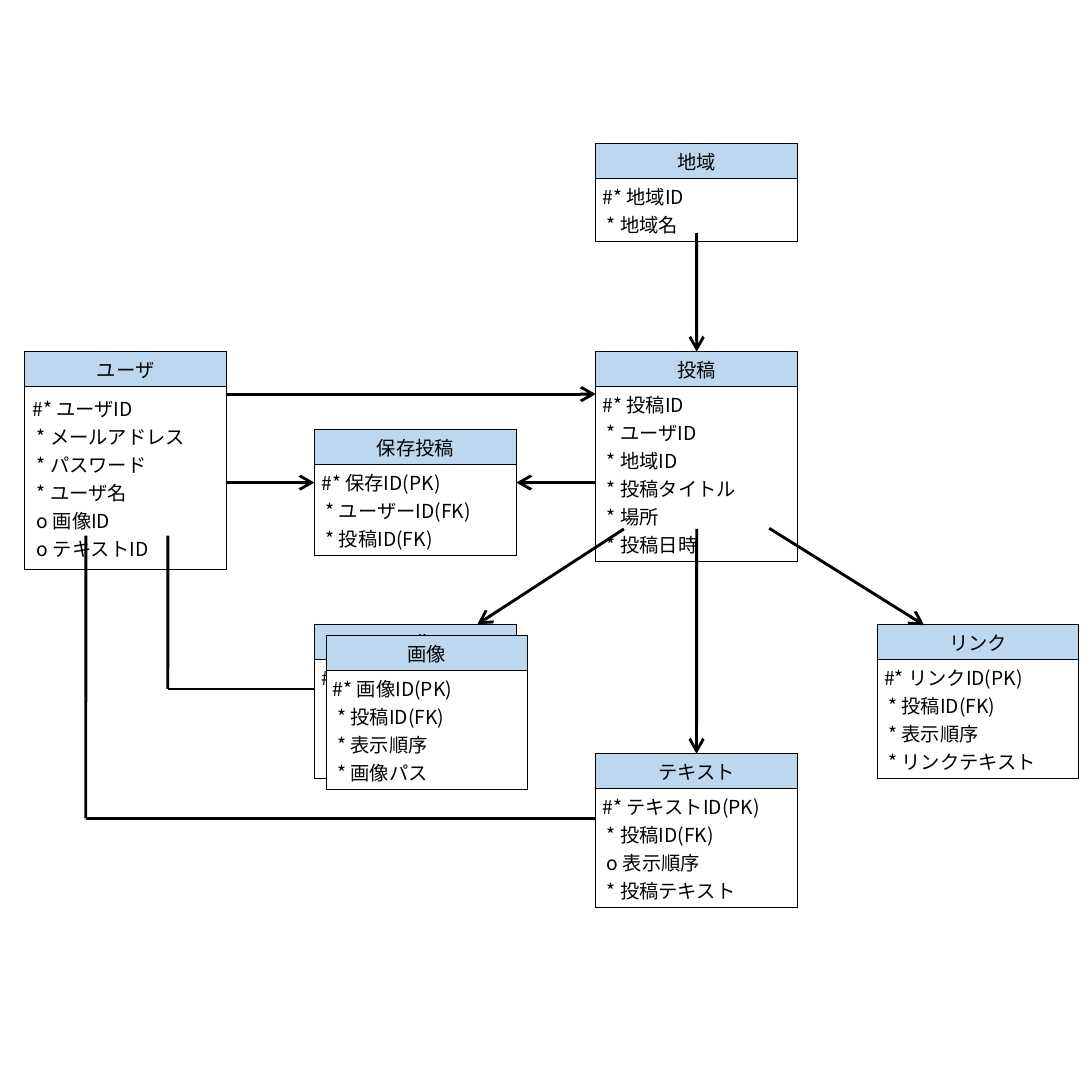
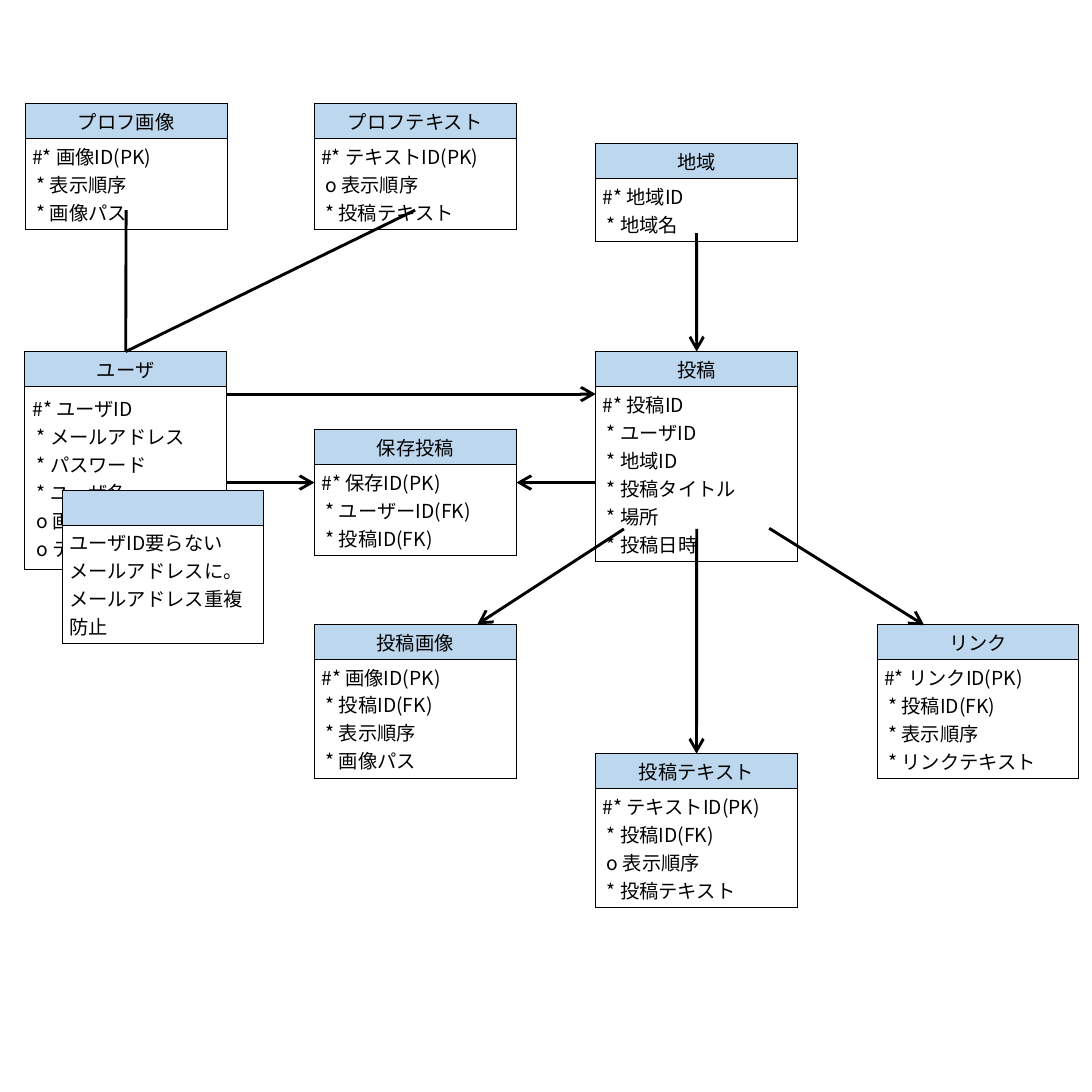
Before and after one commit to fu-syoji-t/SD3D_2023_Scrum3, a slide deck: slide 1 of 設計/データベース/概念データモデル.pptx. Drawn at 1092x1092 pixels with LibreOffice and Linux fonts; fonts in the diff are those of the drawing. Boxes give left, top, right and bottom in pixels: in the first picture for what was removed or moved away, otherwise in the second. Text is boxed around its words. In the diff, an @@ line names an element or a change of style, - is before the commit and + after.

```diff
--- a/設計/データベース/概念データモデル.pptx
+++ b/設計/データベース/概念データモデル.pptx
@@ table at <box>25,104,227,230</box> @@
-row 1, column 1: 画像
+row 1, column 1: プロフ画像
-row 2, column 1: #* 画像ID(PK) / * 投稿ID(FK) * 表示順序 / * 画像パス
+row 2, column 1: #* 画像ID(PK) * 表示順序 / * 画像パス
@@ table: place and size @@
-table at <box>326,636,528,779</box>
+table at <box>25,104,227,230</box>
@@ table added at <box>314,104,516,230</box>, 2 rows, 1 columns @@
+プロフテキスト
+#* テキストID(PK) o 表示順序 / * 投稿テキスト
@@ line moved from (168, 536) - (168, 689) to (126, 210) - (125, 352) @@
@@ line added from (125, 352) to (415, 210), #000000 3 pt @@
@@ table added at <box>62,490,264,640</box>, 2 rows, 1 columns @@
+
+ユーザID要らない / メールアドレスに。 / メールアドレス重複防止
@@ line removed from (86, 536) to (86, 818) @@
@@ table at <box>314,624,516,774</box> @@
-row 1, column 1: 画像
+row 1, column 1: 投稿画像
@@ line removed from (314, 689) to (168, 689) @@
@@ table at <box>596,754,797,904</box> @@
-row 1, column 1: テキスト
+row 1, column 1: 投稿テキスト
@@ line removed from (596, 818) to (86, 818) @@
```
Also in this commit, not shown: 7 other files.
